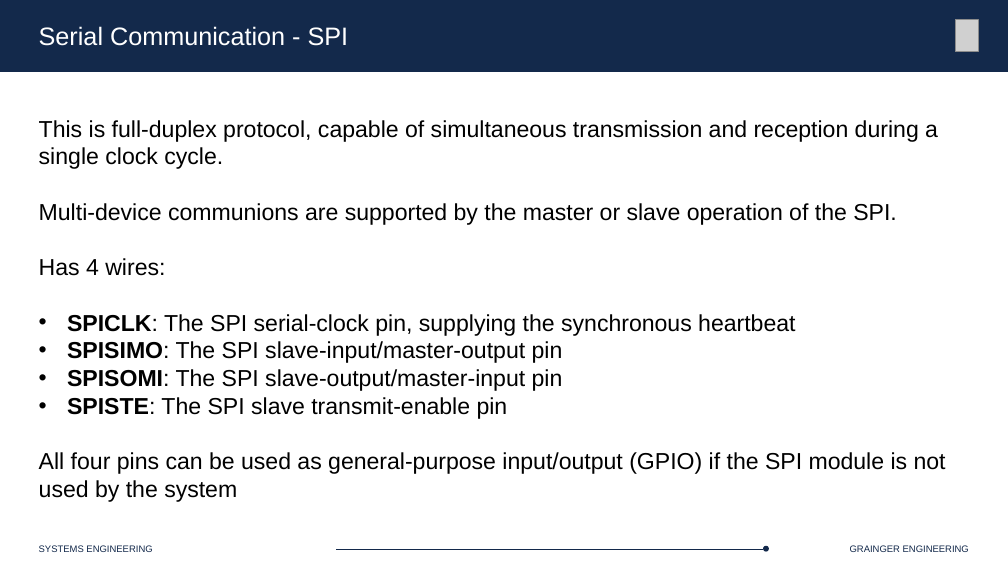
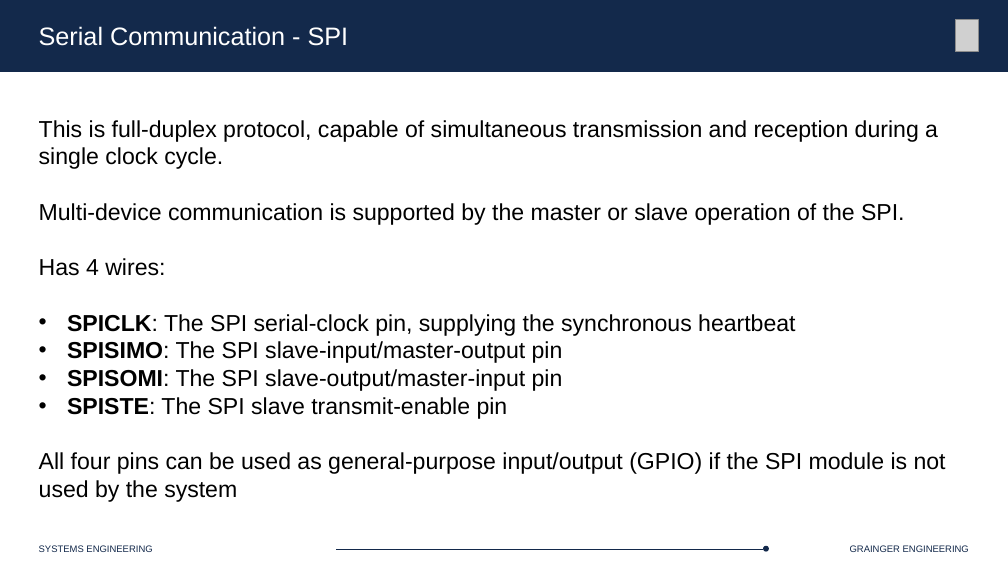
Before and after one commit to Marius-Juston/SE-423---Class-Material, a slide deck: slide 28 of Lectures/Slides/L10.pptx. Drawn at 1008x567 pixels with LibreOffice and Linux fonts; fonts in the diff are those of the drawing; grey boxes stand for pictures. Boxes give left, top, right and bottom in pixels: in the first picture for what was removed or moved away, otherwise in the second. Text is boxed around its words. In the diff, an @@ line names an element or a change of style, - is before the commit and + after.

Commit message:
fixed spelling mistake

```diff
--- a/Lectures/Slides/L10.pptx
+++ b/Lectures/Slides/L10.pptx
@@ text at [39,203,905,225]: text changed @@
-Multi-device communions are supported by the master or slave operation of the SPI.
+Multi-device communication is supported by the master or slave operation of the SPI.
```
Also in this commit, not shown: 1 other slide changed.
